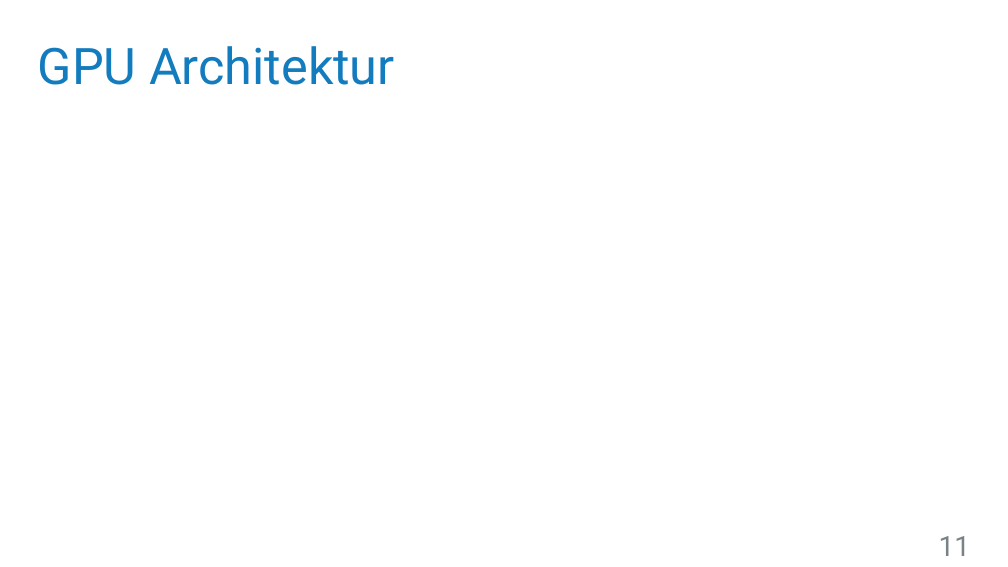
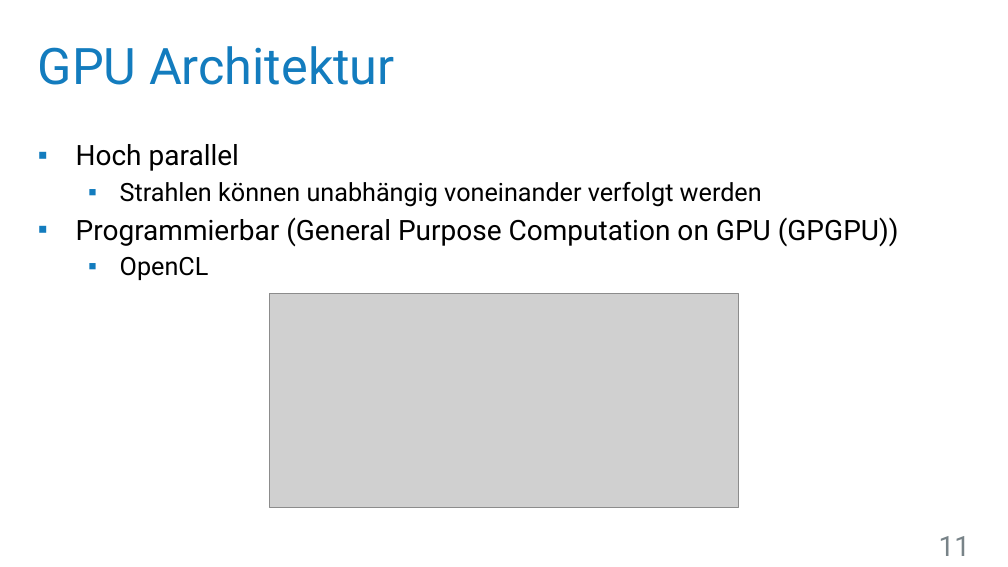
Before and after one commit to UniStuttgart-VISUS/FoveatedVolumeRendering, a slide deck: slide 11 of Dokumente/Vortrag/Wahrnehmungsorientiertes_Volumen-Rendering.pptx. Drawn at 1008x567 pixels with LibreOffice and Linux fonts; fonts in the diff are those of the drawing; grey boxes stand for pictures; background and template pictures are left out. Boxes give left, top, right and bottom in pixels: in the first picture for what was removed or moved away, otherwise in the second. Text is boxed around its words. In the diff, an @@ line names an element or a change of style, - is before the commit and + after.

Commit message:
Vortrag: GPU Architektur.

```diff
--- a/Dokumente/Vortrag/Wahrnehmungsorientiertes_Volumen-Rendering.pptx
+++ b/Dokumente/Vortrag/Wahrnehmungsorientiertes_Volumen-Rendering.pptx
@@ text added at [76,144,899,280], 20 pt, text #000000 @@
+▪ Hoch parallel
+  ▪ Strahlen können unabhängig voneinander verfolgt werden
+▪ Programmierbar (General Purpose Computation on GPU (GPGPU))
+  ▪ OpenCL
@@ picture added at [269,293,739,507] @@
```
Also in this commit, not shown: 2 slides added.
